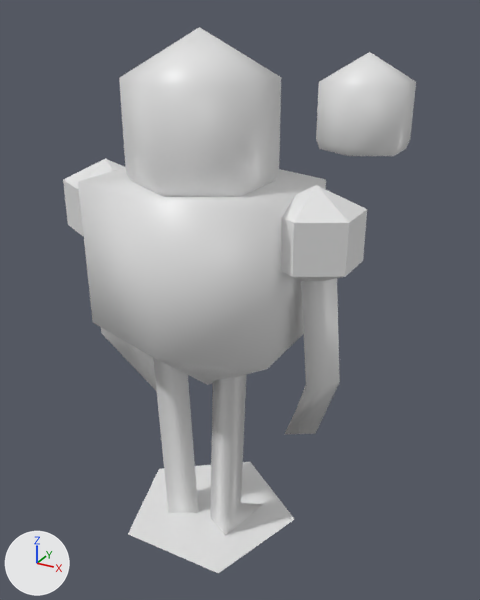
An edit to the FBX model Assets/FBX/player.fbx, drawn before and after from the same camera.
Camera for both pictures: a 50 mm camera at (0.713, -1.139, 1.169) aimed at (-0.14, 0.412, 0.394). The axes (+X, +Y, +Z) are drawn at lower left. The lights are the same throughout. The older version comes first. Where no turn or scale is listed for an object, it has been applied to the vertices.

The first picture shows 'Mesh_Bugo', 'Mesh_BugoOnlyHead', 'Mesh_BugoShadow'.
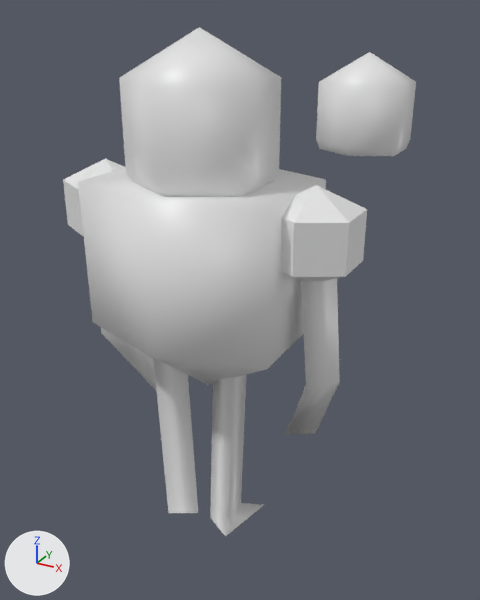
Where the change shows, as pixel boxes [x1, y1, x2, y2] in the pictures (480 x 600 px):
'Mesh_BugoShadow', deleted: before [128, 462, 294, 573]

Edits to the bpy script that builds the scene:
```text
Remove ob_mesh_bugoshadow:
    ob_mesh_bugoshadow = bpy.data.objects.new('Mesh_BugoShadow', me_circle)
    ob_mesh_bugoshadow.location = (0.0, 0.0, 0.003)
```
